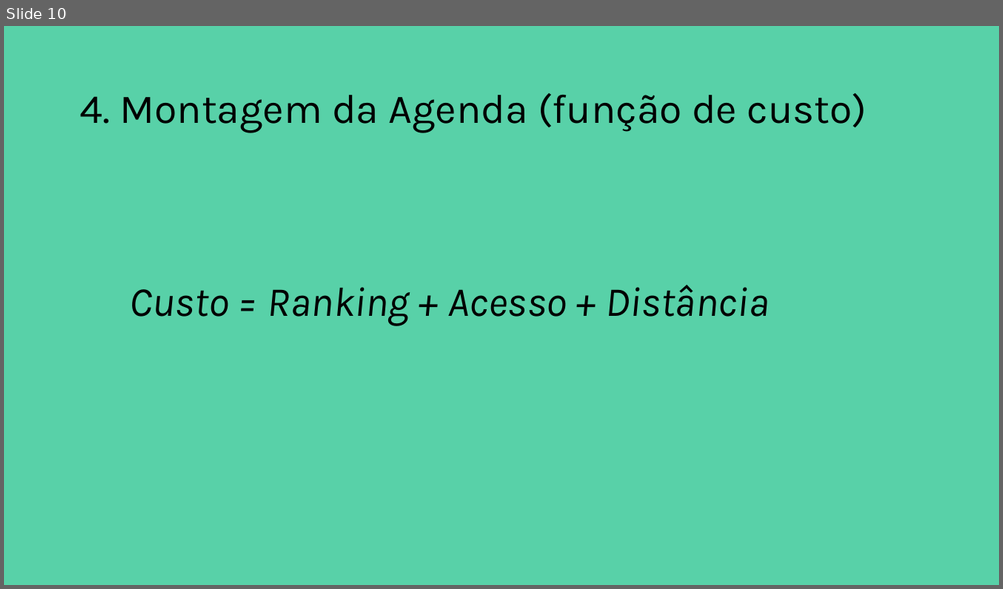
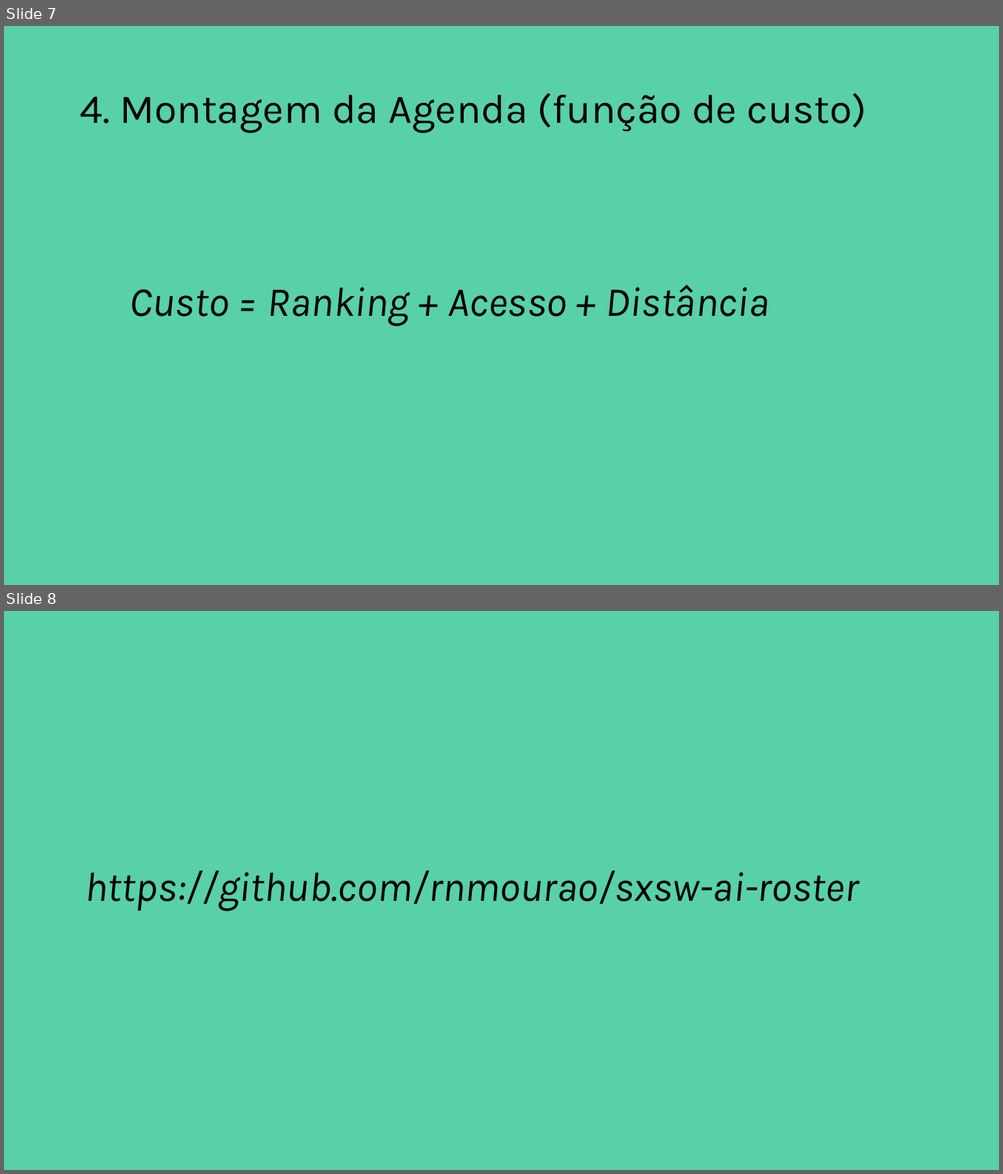
Before and after one commit to rnmourao/sxsw-ai-roster, a slide deck: sxsw.pptx. Shown one above the other, each under a label of ours: slide 10 before the commit, slides 7 and 8 after it. The pictures are 1003x589 and 1003x1174 pixels, drawn with LibreOffice and Linux fonts; fonts in the diff are those of the drawing. Boxes give left, top, right and bottom in pixels: in the first picture for what was removed or moved away, otherwise in the second. Text is boxed around its words. In the diff, an @@ line names an element or a change of style, - is before the commit and + after.

```diff
--- a/sxsw.pptx
+++ b/sxsw.pptx
@@ slide 8 added at bbox=[4, 611, 999, 1170], background #58D1A8 @@
@@ text added at bbox=[85, 871, 858, 911], 40 pt, text #000000, italic @@
+https://github.com/rnmourao/sxsw-ai-roster
@@ what was slide 10 is now slide 7 @@
```
Also in this commit, not shown: 2 slides changed, 3 slides removed.
